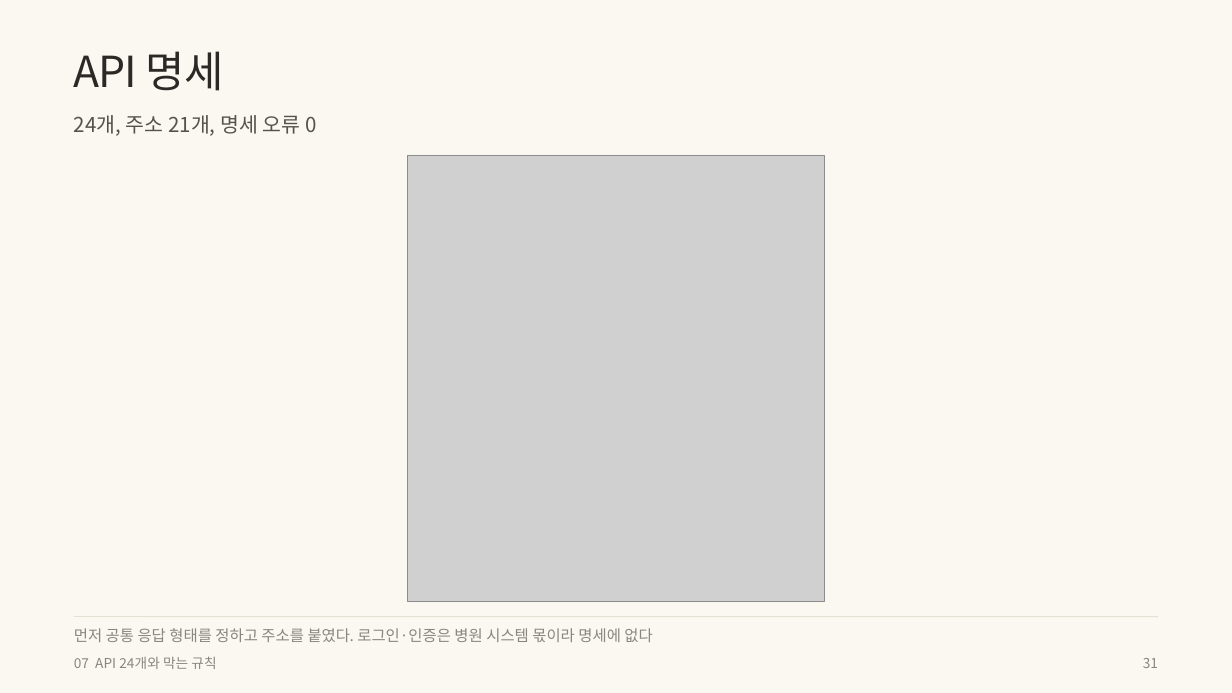
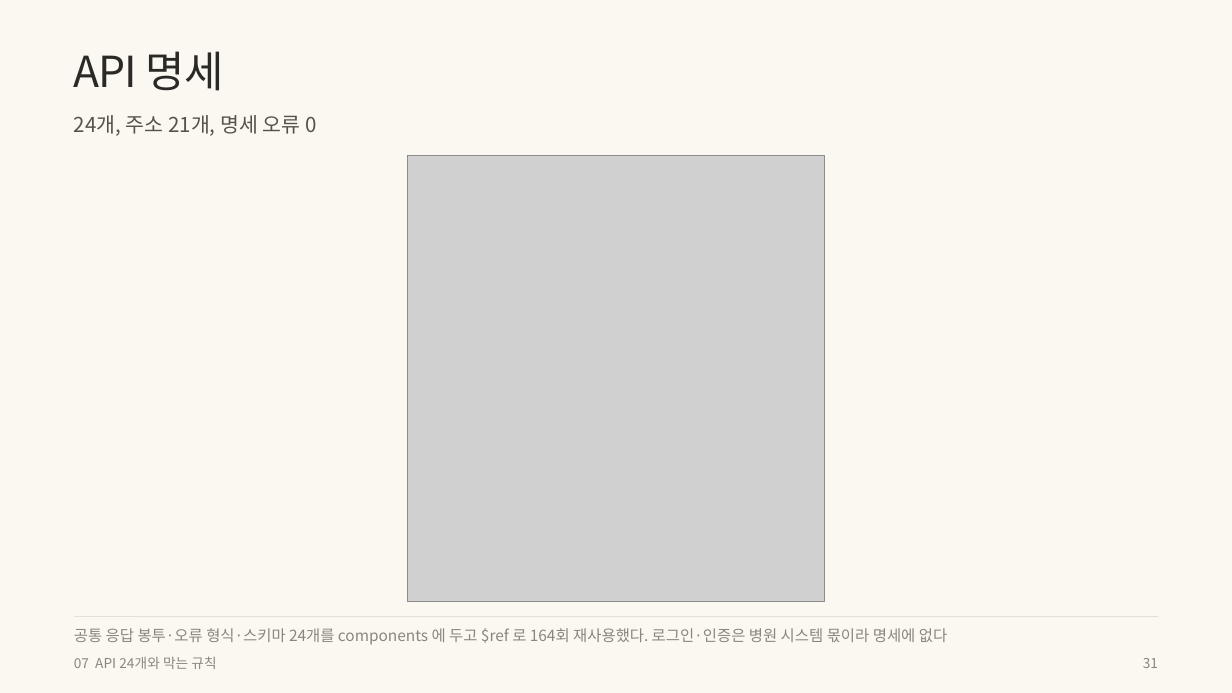
Before and after one commit to wodnjs2020136144/skala-webservice-mini, a slide deck: slide 31 of deliverables/10반_황재원_너와나의인계고리-개요.pptx. Drawn at 1232x693 pixels with LibreOffice and Linux fonts; fonts in the diff are those of the drawing; grey boxes stand for pictures. Boxes give left, top, right and bottom in pixels: in the first picture for what was removed or moved away, otherwise in the second. Text is boxed around its words. In the diff, an @@ line names an element or a change of style, - is before the commit and + after.

```diff
--- a/deliverables/10반_황재원_너와나의인계고리-개요.pptx
+++ b/deliverables/10반_황재원_너와나의인계고리-개요.pptx
@@ text at bbox=[74, 628, 947, 645]: text changed @@
-먼저 공통 응답 형태를 정하고 주소를 붙였다. 로그인·인증은 병원 시스템 몫이라 명세에 없다
+공통 응답 봉투·오류 형식·스키마 24개를 components 에 두고 $ref 로 164회 재사용했다. 로그인·인증은 병원 시스템 몫이라 명세에 없다
```
Also in this commit, not shown: 3 other slides changed, 7 other files.
